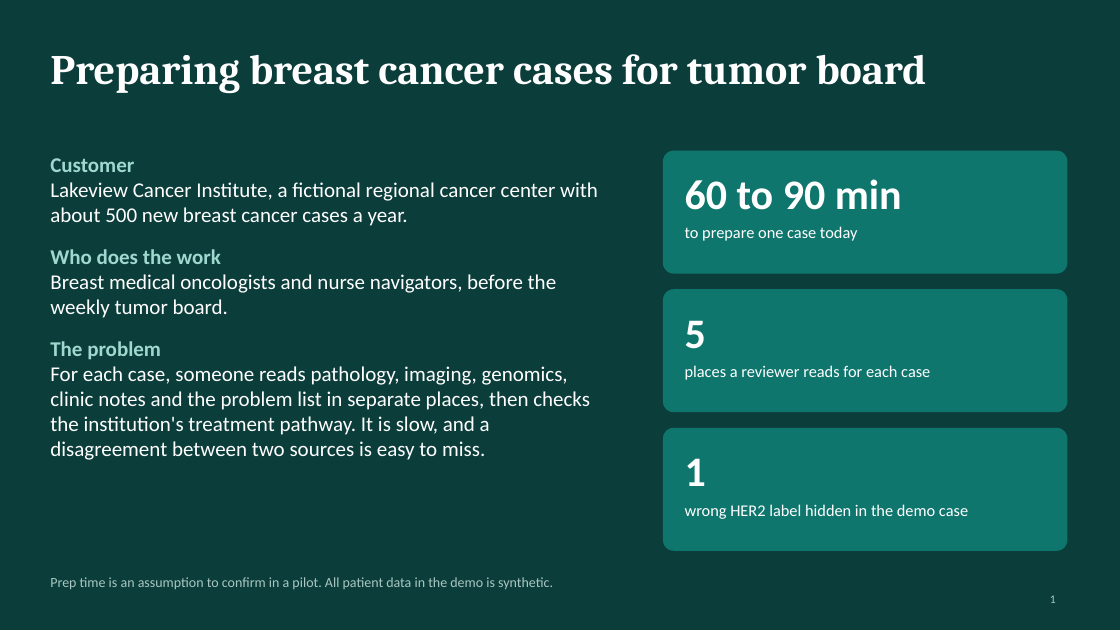
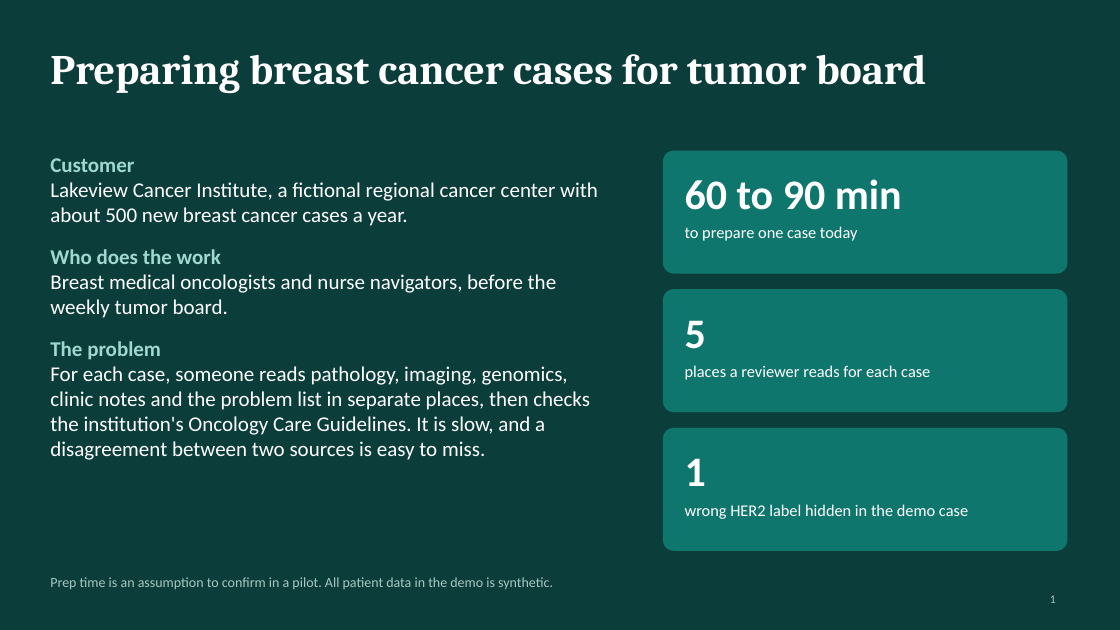
Before and after one commit to rpmish99/oncology-case-prep-demo, a slide deck: slide 1 of deck/case-prep-deck.pptx. Drawn at 1120x630 pixels with LibreOffice and Linux fonts; fonts in the diff are those of the drawing. Boxes give left, top, right and bottom in pixels: in the first picture for what was removed or moved away, otherwise in the second. Text is boxed around its words. In the diff, an @@ line names an element or a change of style, - is before the commit and + after.

Commit message:
Rename pathway documents to Oncology Care Guidelines

```diff
--- a/deck/case-prep-deck.pptx
+++ b/deck/case-prep-deck.pptx
@@ text at (50, 366, 590, 460): text changed @@
-For each case, someone reads pathology, imaging, genomics, clinic notes and the problem list in separate places, then checks the institution's treatment pathway. It is slow, and a disagreement between two sources is easy to miss.
+For each case, someone reads pathology, imaging, genomics, clinic notes and the problem list in separate places, then checks the institution's Oncology Care Guidelines. It is slow, and a disagreement between two sources is easy to miss.
```
Also in this commit, not shown: 3 other slides changed, 17 other files.
